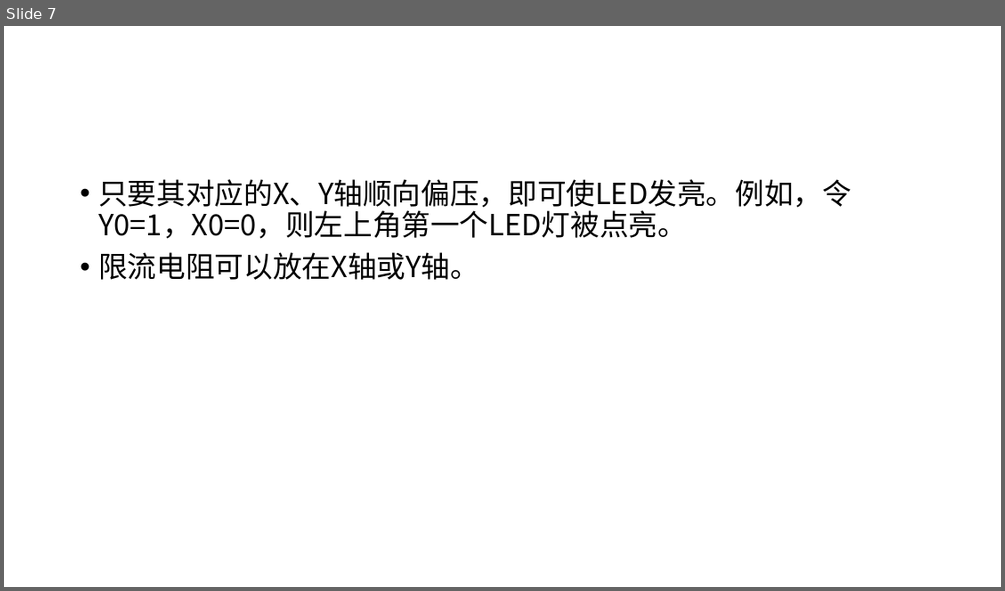
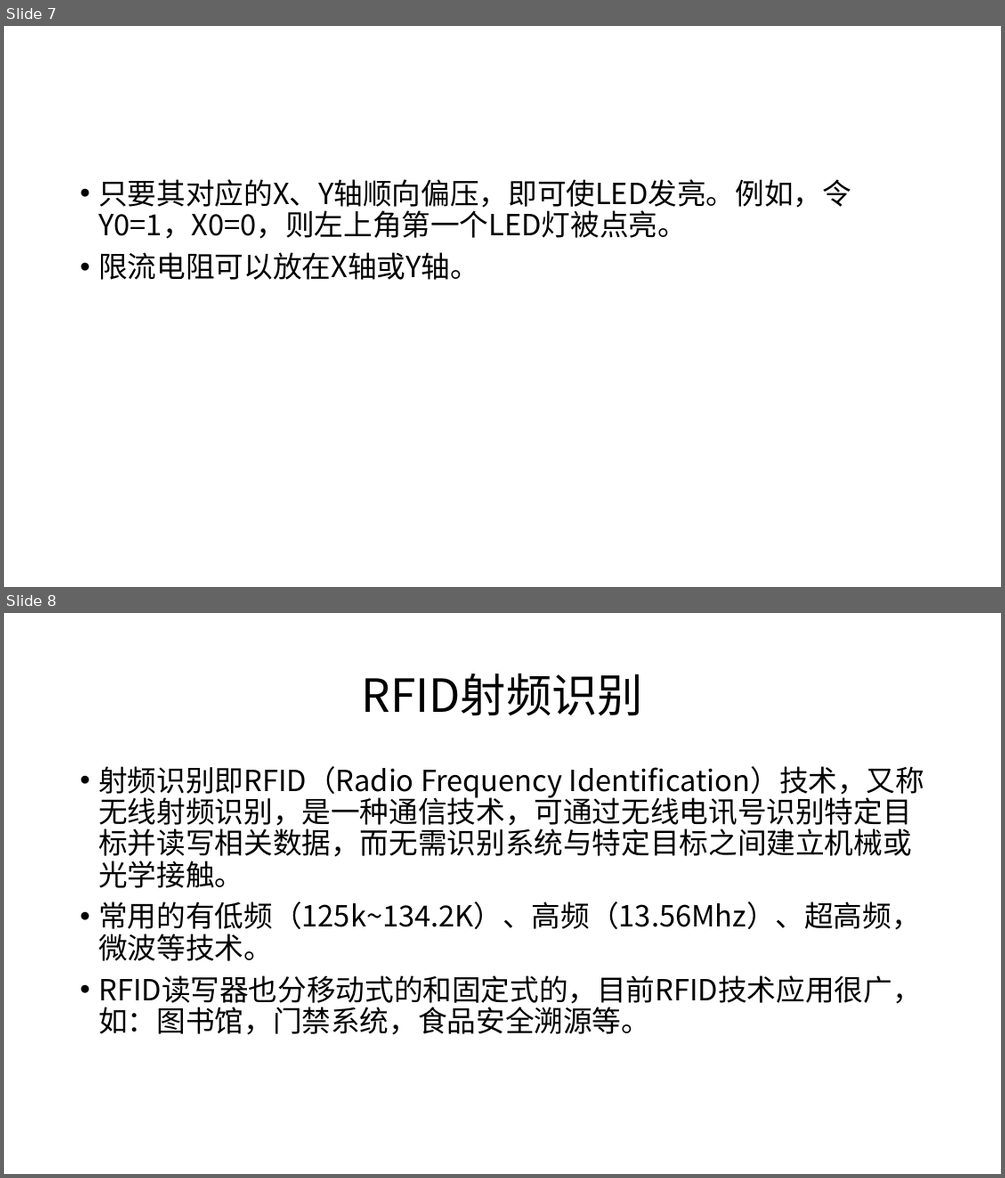
Before and after one commit to coco-hkk/arduino-courses, a slide deck: 课程I/课程I.pptx. Shown one above the other, each under a label of ours: slide 7 before the commit, slides 7 and 8 after it. The pictures are 1005x591 and 1005x1178 pixels, drawn with LibreOffice and Linux fonts; fonts in the diff are those of the drawing. Boxes give left, top, right and bottom in pixels: in the first picture for what was removed or moved away, otherwise in the second. Text is boxed around its words. In the diff, an @@ line names an element or a change of style, - is before the commit and + after.

```diff
--- a/课程I/课程I.pptx
+++ b/课程I/课程I.pptx
@@ slide 8 added at bbox=[4, 613, 1001, 1174], background #FFFFFF @@
@@ title added at bbox=[362, 673, 644, 715], 44 pt, text #000000 @@
+RFID射频识别
@@ text added at bbox=[98, 766, 924, 1035], 28 pt, text #000000 @@
+• 射频识别即RFID（Radio Frequency Identification）技术，又称无线射频识别，是一种通信技术，可通过无线电讯号识别特定目标并读写相关数据，而无需识别系统与特定目标之间建立机械或光学接触。
+• 常用的有低频（125k~134.2K）、高频（13.56Mhz）、超高频，微波等技术。
+• RFID读写器也分移动式的和固定式的，目前RFID技术应用很广，如：图书馆，门禁系统，食品安全溯源等。
```
Also in this commit, not shown: 1 slide changed, 1 other slide added, 3 other files.
